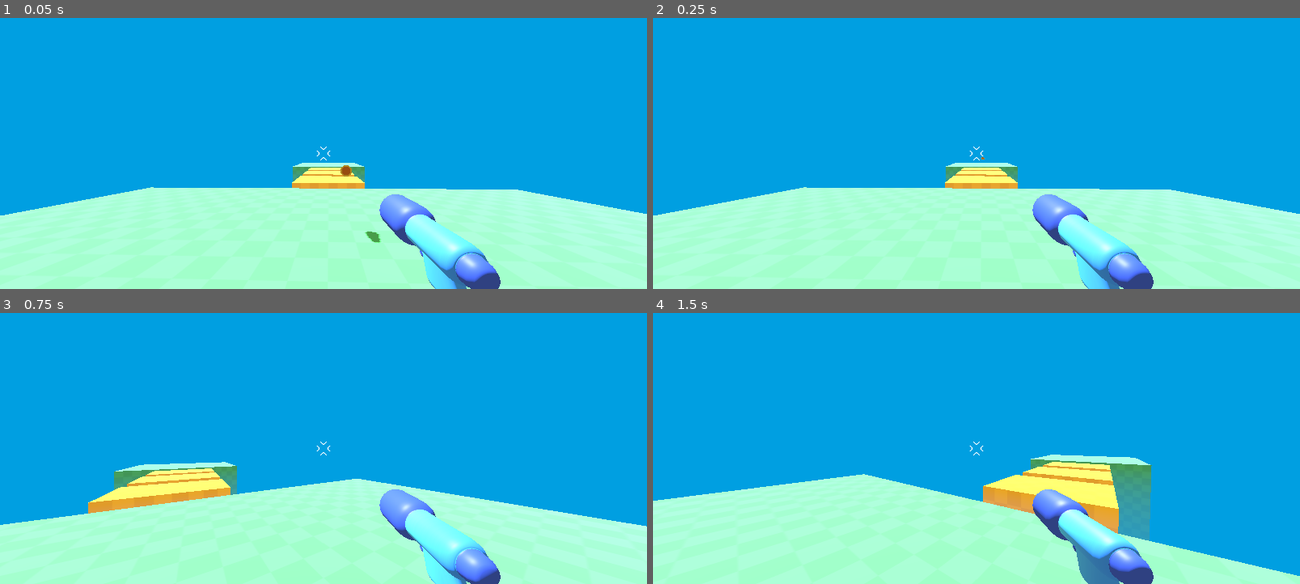
Above: before the commit, frames 1-4 (two rows, left to right).
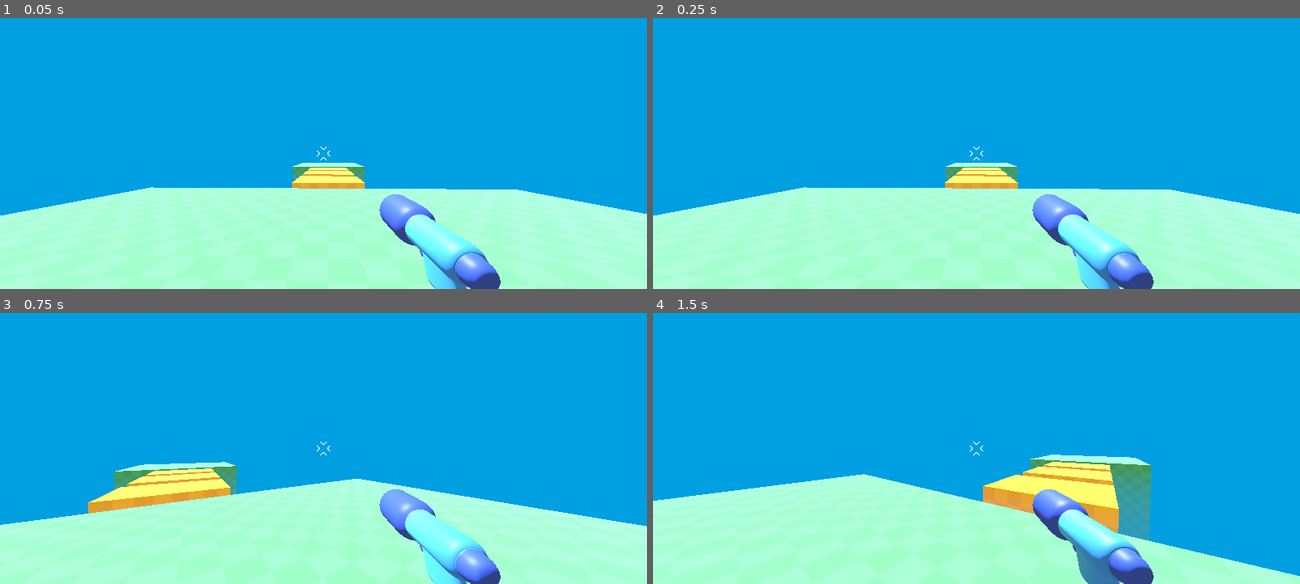
Above: after the commit, the same moments.

Repository: aloepker/first-practice-3d-game-project
Game: Godot game, scene res://level/temporary_level.tscn
Same seed, same stepped clock (60 frames per second), same inputs: the game is played once before the commit and once after it.
Inputs (mouse positions are in pixels of both pictures, inside the frame that each line leads up to):
- Up to frame 1 (0.05 s): no input
- Up to frame 2 (0.25 s): no input
- Up to frame 3 (0.75 s): tap Enter at 0.5 s; move the mouse to (355, 448) at 0.52 s; hold W (move_forward) from 0.53 s (still down)
- Up to frame 4 (1.5 s): keep holding W (move_forward); tap Space (jump) at 0.77 s; move the mouse to (944, 448) at 1.27 s

The runs differ from the first frame. In frame 1, 0.1% of the frame differs, in the area x 52-59%, y 54-83%; in frame 2, less than 0.1%; in frame 3, nothing differs; in frame 4, nothing differs.

Commit message:
attempted to set the top level property on the bullet so that it breaks free from the camera position when traveling, but so far it appears to make the bullet disapear when clicking said checkbox. More investigation is needed

Diff:
--- a/player/bullet_3d.gd
+++ b/player/bullet_3d.gd
@@ -1,7 +1,7 @@
 extends Area3D
 
 # to move the bullet:
-const SPEED = 55.0
+const SPEED = 5.0
 const RANGE = 40.0
 
 var travelled_distance = 0.0
--- a/player/player.tscn
+++ b/player/player.tscn
@@ -26,7 +26,8 @@
 transform = Transform3D(1, 0, 0, 0, 1, 0, 0, 0, 1, 0.50497377, -0.3778869, -1.2449313)
 
 [node name="Bullet3D" parent="Camera3D/Marker3D" unique_id=1474267993 instance=ExtResource("3_yw30f")]
-transform = Transform3D(1, 0, 0, 0, 1, 0, 0, 0, 1, 0, -0.007899523, -0.002051115)
+transform = Transform3D(1, 0, 0, 0, 1, 0, 0, 0, 1, 0.50497377, 1.2178273, -1.2469825)
+top_level = true
 
 [node name="Reticle" type="TextureRect" parent="." unique_id=351028195]
 anchors_preset = 8
